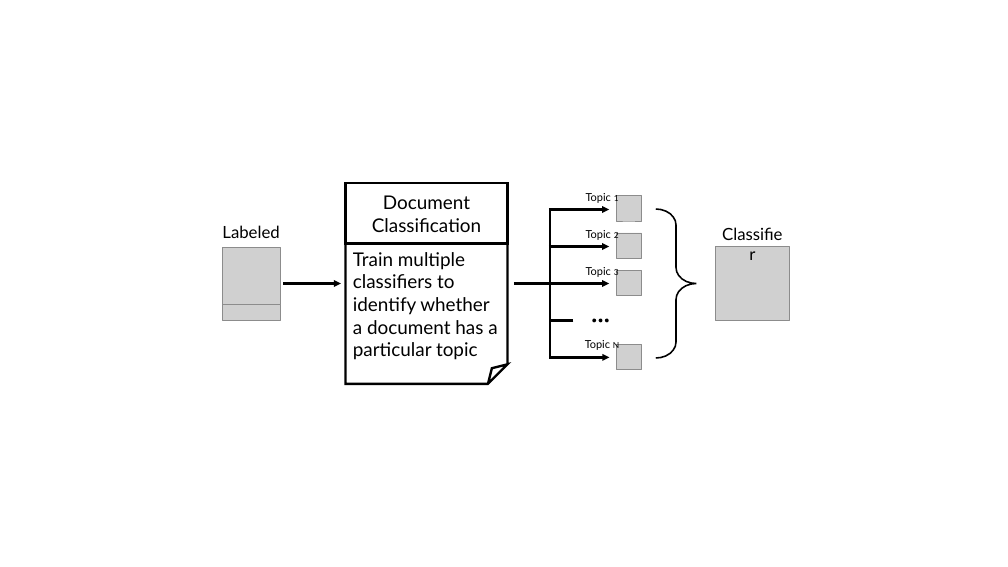
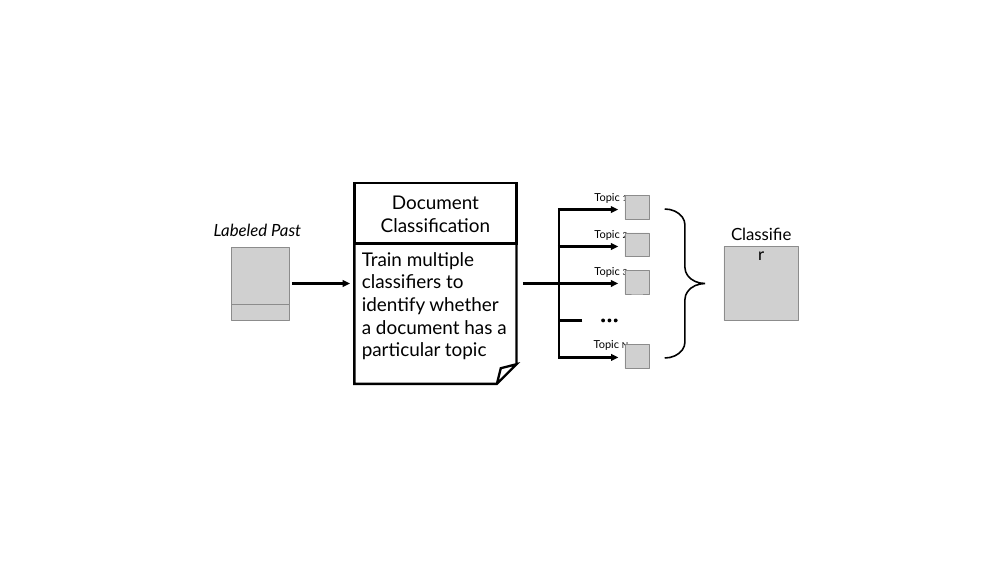
Before and after one commit to heladiolopes/TrendForecasting, a slide deck: slide 3 of report/01.Chapters/04.Materials/frame.pptx. Drawn at 1008x567 pixels with LibreOffice and Linux fonts; fonts in the diff are those of the drawing; grey boxes stand for pictures. Boxes give left, top, right and bottom in pixels: in the first picture for what was removed or moved away, otherwise in the second. Text is boxed around its words. In the diff, an @@ line names an element or a change of style, - is before the commit and + after.

```diff
--- a/report/01.Chapters/04.Materials/frame.pptx
+++ b/report/01.Chapters/04.Materials/frame.pptx
@@ text at (214,223,301,236): text changed; italic on @@
-Labeled
+Labeled Past
@@ 5 texts, 5 arrows, 3 pictures, 3 ellipses, 2 lines, 1 rectangle, 1 folded corner, 1 right brace: place and size @@
-5 texts, 5 arrows, 3 pictures, 3 ellipses, 2 lines, 1 rectangle, 1 folded corner, 1 right brace at (223,183,793,384)
+5 texts, 5 arrows, 3 pictures, 3 ellipses, 2 lines, 1 rectangle, 1 folded corner, 1 right brace at (232,183,802,384)
@@ group removed at (616,196,642,370): 4 pictures @@
@@ group added at (625,196,650,369): 4 pictures @@
```
Also in this commit, not shown: 3 other slides changed, 1 slide added, 58 other files.
